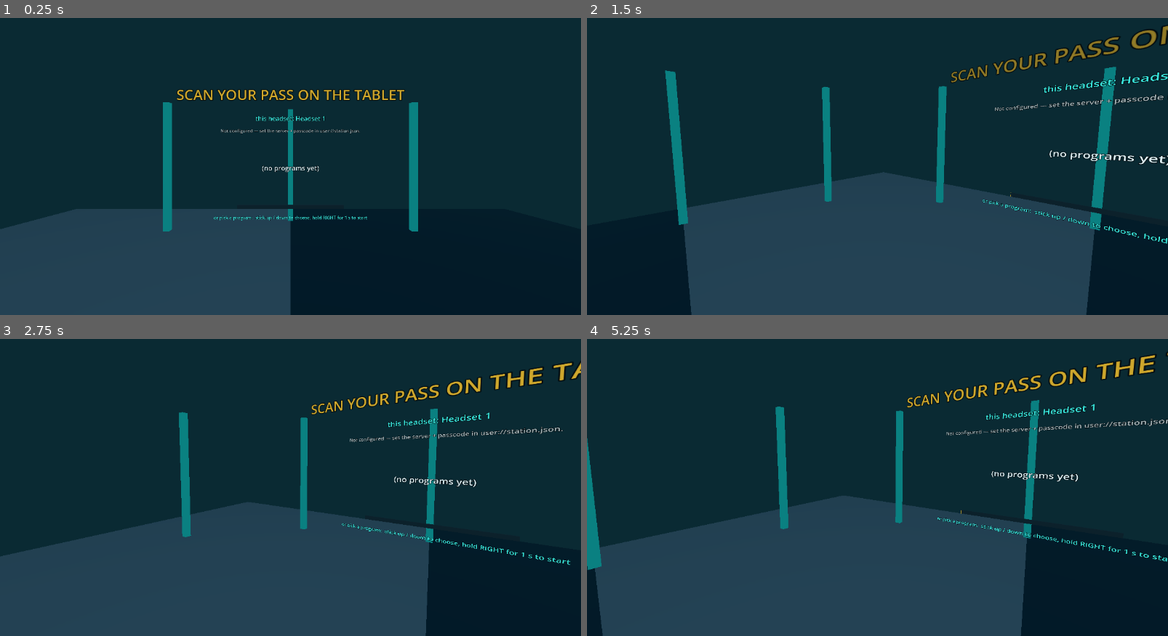
Above: before the commit, frames 1-4 (two rows, left to right).
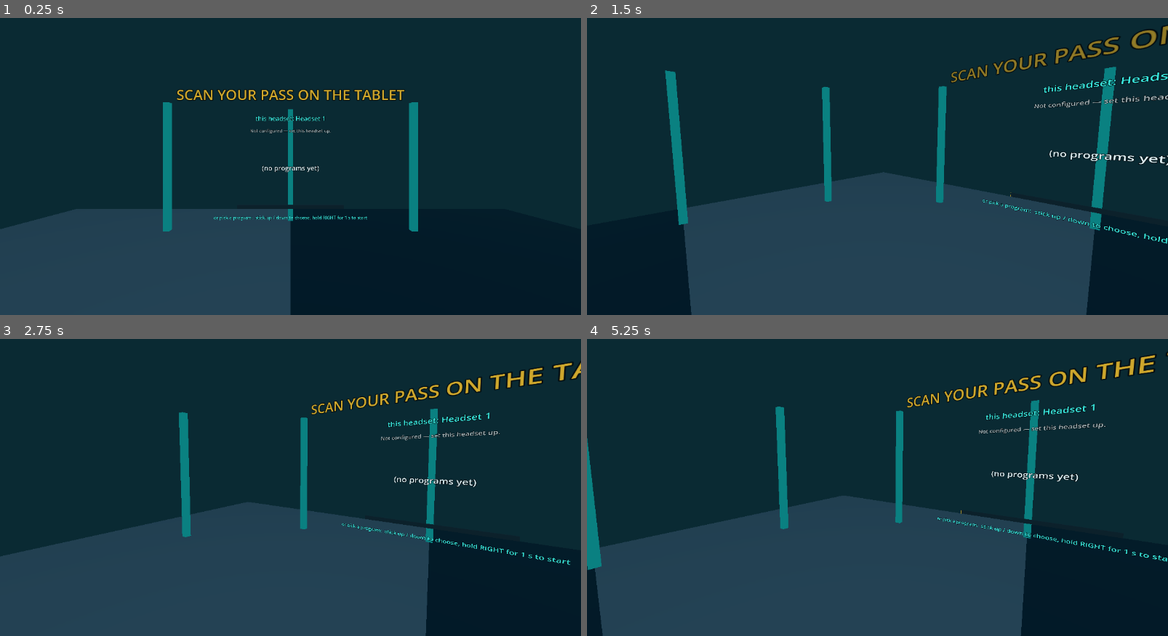
Above: after the commit, the same moments.

Repository: cosmicmonkeysounds/Loom
Game: Godot game, scene res://main.tscn
Two runs of this game, one before a commit and one after it. Both use one fixed random seed, a clock stepped at 60 frames per second and the inputs below.
Inputs (mouse positions are in pixels of both pictures, inside the frame that each line leads up to):
- Up to frame 1 (0.25 s): no input
- Up to frame 2 (1.5 s): tap Enter at 0.5 s; move the mouse to (1005, 136) at 0.52 s; hold D 0.53-1.28 s; tap E at 0.6 s; click (1005, 136) at 0.67 s; tap Space at 0.77 s; move the mouse to (848, 154) at 1.27 s; hold W from 1.28 s (still down); tap Q at 1.35 s
- Up to frame 3 (2.75 s): keep holding W; tap Space at 1.52, 2 s; move the mouse to (302, 466) at 2.02 s; tap F at 2.1 s
- Up to frame 4 (5.25 s): keep holding W; move the mouse to (871, 478) at 2.77 s; tap E at 2.85, 5.1 s; tap Space at 3.02, 3.77, 4.52 s; move the mouse to (918, 475) at 3.52 s; tap Q at 3.6 s; move the mouse to (831, 469) at 4.27 s; tap F at 4.35 s; move the mouse to (883, 472) at 5.02 s

The runs differ from the first frame. In frame 1, 0.2% of the frame differs, in the area x 38-62%, y 37-39%; in frame 2, 0.3%; in frame 3, 0.3%; in frame 4, 0.3%, in the area x 61-100%, y 26-33%.

Commit message:
feat(vr): ServerLink sets a headset up without a restart
try_setup dials the chosen server with a typed passcode: resolve-code
must answer role mod, then the moderator login; a working one is saved
to user://station.json and the link carries on as if it booted with it.
Every refusal answers setup_answered with "That isn't a moderator
passcode." or "Can't reach the server." and stays unconfigured (no
retry loop). configure()/reconnect() take a new config live (an epoch
drops answers for an older one), play_offline() is for this run,
forget_setup() deletes the file. LinkBase gets no-op defaults so fakes
keep working.

Co-Authored-By: Claude Opus 5.5 <noreply@anthropic.com>

Diff:
--- a/reinstall/vr/net/link_base.gd
+++ b/reinstall/vr/net/link_base.gd
@@ -40,6 +40,9 @@
 signal king_hit_answered(result: String, data: Dictionary)
 ## A raw spatial stream frame (`hello`, `join`, `poses`, `leave`, …) for the ghosts.
 signal stream_frame(event: String, data: Variant)
+## The answer to [method try_setup]: `ok`, else `message` for the SET UP
+## panel ("That isn't a moderator passcode." / "Can't reach the server.").
+signal setup_answered(ok: bool, message: String)
 
 ## The station's configuration ([StationConfig]).
 var config: Dictionary = StationConfig.defaults()
@@ -123,6 +126,50 @@
 	return str(config.get("name", "Headset"))
 
 
+# --- in-headset setup (wave 19): no-op defaults, so fakes keep working ---------
+
+
+## Whether the lobby should show the SET UP panel: no passcode yet, not offline.
+func needs_setup() -> bool:
+	return false
+
+
+## The servers the SET UP panel offers (`[{url, label}]`, first = default).
+func server_choices() -> Array:
+	return []
+
+
+## Try `server` + moderator passcode `code` as station `name`
+## ([signal setup_answered]); a working one is saved to `user://station.json`.
+func try_setup(_server: String, _code: String, _name: String) -> void:
+	pass
+
+
+## Play without a server for this run (the SET UP panel's PLAY OFFLINE).
+func play_offline() -> void:
+	pass
+
+
+## Whether there is a setup to forget (a saved file, or offline chosen here).
+func can_forget_setup() -> bool:
+	return false
+
+
+## Forget the saved setup (⚙): back to the SET UP panel.
+func forget_setup() -> void:
+	pass
+
+
+## Take a new configuration without a restart ([method reconnect] dials it).
+func configure(cfg: Dictionary) -> void:
+	config = cfg
+
+
+## Drop any link and dial [member config] again.
+func reconnect() -> void:
+	pass
+
+
 func _set_status(text: String) -> void:
 	status = text
 	status_changed.emit(text)
--- a/reinstall/vr/net/server_link.gd
+++ b/reinstall/vr/net/server_link.gd
@@ -27,6 +27,14 @@
 ##
 ## `--offline` plays without a server at all (the duck is picked locally,
 ## the King's bar is kept here).
+##
+## **In-headset setup** (wave 19): a station with no passcode shows the
+## lobby's SET UP panel. [method try_setup] dials the chosen server with the
+## typed passcode (resolve-code must say `mod`, then the moderator login);
+## a working one is saved to [member user_path] and the link carries on as
+## if it had booted with it — no restart. PLAY OFFLINE ([method
+## play_offline]) is for this run only; ⚙ [method forget_setup] deletes the
+## file and asks again.
 extends LinkBase
 
 const BUNDLED_HOUSE := "res://house/house.json"
@@ -68,9 +76,33 @@
 ## Offline: the sessions that already hit the King.
 var _offline_hits := {}
 
+## The SET UP panel's answers.
+const SETUP_NOT_MOD := "That isn't a moderator passcode."
+const SETUP_UNREACHABLE := "Can't reach the server."
+const SETUP_EMPTY := "Type the moderator passcode."
+const NOT_CONFIGURED := "Not configured — set this headset up."
+## Where a working setup is saved (tests point it elsewhere).
+var user_path := StationConfig.USER_PATH
+## The sources under the user file, for [method forget_setup]: the files
+## and the command line it was loaded with.
+var base_files: Array = [StationConfig.RES_PATH]
+var base_args := PackedStringArray()
+## Mixed into the station id a setup mints ([method StationConfig.station_id_for]).
+var station_salt := randi()
+## Bumped by [method configure]: a connect step answered for an older
+## configuration is dropped.
+var _epoch := 0
+## The setup being tried (`{server, code, name, station}`; `{}` = none),
+## and the configuration to go back to when it fails.
+var _setup_trial := {}
+var _setup_before := {}
+## PLAY OFFLINE was chosen in the headset (⚙ goes back to SET UP).
+var _offline_chosen := false
+
 
 func _ready() -> void:
 	config = StationConfig.load_station()
+	base_args = OS.get_cmdline_user_args()
 	transport = HttpTransport.new()
 	transport.name = "Transport"
 	add_child(transport)
@@ -82,7 +114,7 @@
 	if config["offline"]:
 		_set_status.call_deferred("Offline — no server; the duck is picked here.")
 	elif not StationConfig.is_configured(config):
-		_set_status.call_deferred("Not configured — set the server + passcode in user://station.json.")
+		_set_status.call_deferred(NOT_CONFIGURED)
 	else:
 		transport.base = str(StationConfig.parse_url(str(config["server"]))["base"])
 		_connect()
@@ -120,29 +152,36 @@
 func _connect() -> void:
 	phase = "connecting"
 	_set_status("Connecting to %s…" % config["server"])
-	transport.send("POST", "/api/resolve-code", {"code": config["code"]}, "", _on_resolved)
+	var epoch := _epoch
+	transport.send("POST", "/api/resolve-code", {"code": config["code"]}, "",
+		func(c: int, d: Variant) -> void: if epoch == _epoch: _on_resolved(c, d))
 
 
 func _on_resolved(status_code: int, data: Variant) -> void:
 	if status_code == 404:
-		_wait("No event answers to that passcode.")
+		_fail_or_wait(SETUP_NOT_MOD, "No event answers to that passcode.")
 		return
 	if status_code != 200 or not data is Dictionary:
-		_wait("Couldn't reach the event server (%s)." % _code_text(status_code))
+		_fail_or_wait(SETUP_UNREACHABLE, "Couldn't reach the event server (%s)." % _code_text(status_code))
 		return
 	if str(data.get("role", "")) != "mod":
-		_wait("That passcode isn't the moderator's — a headset needs the moderator passcode.")
+		_fail_or_wait(SETUP_NOT_MOD, "That passcode isn't the moderator's — a headset needs the moderator passcode.")
 		return
 	event_id = str(data["eventId"])
 	title = str(data.get("title", ""))
-	transport.send("POST", _base() + "/api/mod/login", {"passcode": config["code"]}, "", _on_login)
+	var epoch := _epoch
+	transport.send("POST", _base() + "/api/mod/login", {"passcode": config["code"]}, "",
+		func(c: int, d: Variant) -> void: if epoch == _epoch: _on_login(c, d))
 
 
 func _on_login(status_code: int, data: Variant) -> void:
 	if status_code != 200 or not data is Dictionary or str(data.get("token", "")) == "":
-		_wait("Moderator login failed (%s)." % _code_text(status_code))
+		_fail_or_wait(SETUP_NOT_MOD if status_code == 401 or status_code == 403 else SETUP_UNREACHABLE,
+			"Moderator login failed (%s)." % _code_text(status_code))
 		return
 	_mod_token = str(data["token"])
+	if not _setup_trial.is_empty():
+		_setup_worked()
 	phase = "ready"
 	_set_status("Connected%s." % (" to %s" % title if title != "" else ""))
 	fetch_house()
@@ -151,6 +190,28 @@
 	request_candidates()
 	if str(config["guest"]) != "":
 		begin(str(config["guest"]))
+
+
+## A connect step failed: a setup being tried answers the panel and goes
+## back to SET UP; a configured station waits and retries.
+func _fail_or_wait(setup_message: String, message: String) -> void:
+	if _setup_trial.is_empty():
+		_wait(message)
+		return
+	var before := _setup_before
+	_setup_trial = {}
+	_setup_before = {}
+	configure(before)
+	_set_status(NOT_CONFIGURED)
+	setup_answered.emit(false, setup_message)
+
+
+func _setup_worked() -> void:
+	StationConfig.save_user(_setup_trial, user_path)
+	_setup_trial = {}
+	_setup_before = {}
+	_offline_chosen = false
+	setup_answered.emit(true, "")
 
 
 func _wait(message: String) -> void:
@@ -261,6 +322,99 @@
 	event_id = ""
 	_dead_polls = 0
 	_wait(message)
+
+
+# --- in-headset setup ---------------------------------------------------------
+
+
+func needs_setup() -> bool:
+	return not is_offline() and not StationConfig.is_configured(config)
+
+
+func server_choices() -> Array:
+	var committed := str(StationConfig.read_file(StationConfig.RES_PATH).get("server", ""))
+	return StationConfig.server_choices(str(config.get("server", "")), committed, StationConfig.offers_local())
+
+
+func try_setup(server: String, code: String, name: String) -> void:
+	if not _setup_trial.is_empty():
+		return  # one at a time
+	var u := StationConfig.parse_url(server)
+	var c := code.strip_edges().to_upper()
+	if c == "":
+		setup_answered.emit(false, SETUP_EMPTY)
+		return
+	if u.is_empty():
+		setup_answered.emit(false, SETUP_UNREACHABLE)
+		return
+	var n := name.strip_edges()
+	if n == "":
+		n = StationConfig.DEFAULT_NAME
+	var before := config.duplicate()
+	var trial := {"server": str(u["base"]), "code": c, "name": n, "station": StationConfig.station_id_for(n, station_salt)}
+	var cfg := StationConfig.merge(config, trial)
+	cfg["offline"] = false
+	configure(cfg)
+	_setup_before = before
+	_setup_trial = trial
+	_connect()
+
+
+func play_offline() -> void:
+	var cfg := config.duplicate()
+	cfg["offline"] = true
+	configure(cfg)
+	_offline_chosen = true
+	_set_status("Offline — no server; the duck is picked here.")
+	seed_offline_king()
+
+
+func can_forget_setup() -> bool:
+	return _offline_chosen or FileAccess.file_exists(user_path)
+
+
+func forget_setup() -> void:
+	StationConfig.forget_user(user_path)
+	_offline_chosen = false
+	var cfg := StationConfig.resolve(base_files, base_args)
+	cfg["offline"] = false
+	configure(cfg)
+	reconnect()
+
+
+## Drop the event link (stream, queue, token, session) and take `cfg`;
+## [method reconnect] dials it.
+func configure(cfg: Dictionary) -> void:
+	_epoch += 1
+	if stream != null:
+		stream.close()
+	if transport != null:
+		transport.clear_queue()
+	_lose_session("reconfigured")
+	phase = "idle"
+	_mod_token = ""
+	event_id = ""
+	title = ""
+	_poll_in_flight = false
+	_dead_polls = 0
+	_setup_trial = {}
+	_setup_before = {}
+	config = cfg
+	var u := StationConfig.parse_url(str(cfg.get("server", "")))
+	if not u.is_empty() and transport != null:
+		transport.base = str(u["base"])
+
+
+func reconnect() -> void:
+	if is_offline():
+		phase = "idle"
+		_set_status("Offline — no server; the duck is picked here.")
+		seed_offline_king()
+	elif not StationConfig.is_configured(config):
+		phase = "idle"
+		_set_status(NOT_CONFIGURED)
+	else:
+		_connect()
 
 
 # --- calls ------------------------------------------------------------------
--- a/reinstall/vr/test/game.gd
+++ b/reinstall/vr/test/game.gd
@@ -51,6 +51,7 @@
 	await _test_cam_panels()
 	_test_autopilot()
 	await _test_main_and_game()
+	_test_server_link_setup()
 	await _test_autopilot_physics()
 	await _test_room_scale()
 
@@ -1961,3 +1962,68 @@
 
 	main.queue_free()
 	await process_frame
+
+## A ServerLink with no passcode: try a setup over the fake transport (every
+## refusal answers the panel and stays unconfigured; a working one is saved
+## and links), forget it, play offline.
+func _test_server_link_setup() -> void:
+	var sl: LinkBase = load("res://net/server_link.gd").new()
+	var tr: Variant = preload("res://test/fake_transport.gd").new()
+	sl.set("transport", tr)
+	sl.set("stream", SseClient.new())
+	var path := "user://config-test/setup-link.json"
+	StationConfig.forget_user(path)
+	sl.set("user_path", path)
+	sl.set("base_files", [StationConfig.RES_PATH])
+	sl.set("base_args", PackedStringArray())
+	sl.set("station_salt", 0xabcd)
+	sl.config = StationConfig.resolve([StationConfig.RES_PATH], PackedStringArray())
+	_check(sl.needs_setup() and not sl.can_forget_setup(), "setup link: the committed placeholder needs a setup")
+	var choices := sl.server_choices()
+	_check(not choices.is_empty() and choices[0]["url"] == "https://app.mapsandducks.com" and choices.back()["url"] == StationConfig.LOCAL_SERVER, "setup link: the committed server, then this computer (%s)" % [choices])
+	var answers: Array = []
+	sl.setup_answered.connect(func(ok: bool, m: String) -> void: answers.append([ok, m]))
+
+	sl.try_setup("http://127.0.0.1:7000", " ", "x")
+	_check(answers.back() == [false, "Type the moderator passcode."] and tr.calls.is_empty(), "setup link: no passcode, no call")
+	sl.try_setup("http://127.0.0.1:7000", "k7pq3m", "Headset 3")
+	_check(tr.log.back() == "POST /api/resolve-code" and tr.calls[0]["body"]["code"] == "K7PQ3M" and tr.base == "http://127.0.0.1:7000", "setup link: CONNECT resolves the typed passcode on the chosen server (%s)" % [tr.calls])
+	sl.try_setup("http://127.0.0.1:7000", "K7PQ3M", "Headset 3")
+	_check(tr.calls.size() == 1, "setup link: one try at a time")
+	tr.answer("/api/resolve-code", 200, {"role": "event", "eventId": "e1"})
+	_check(answers.back() == [false, "That isn't a moderator passcode."] and sl.needs_setup() and sl.get("phase") == "idle" and str(sl.config["code"]) == StationConfig.PLACEHOLDER_CODE, "setup link: a guest code is no moderator passcode — still unconfigured")
+	_check(not FileAccess.file_exists(path) and sl.status == "Not configured — set this headset up.", "setup link: … nothing saved")
+	sl.try_setup("http://127.0.0.1:7000", "K7PQ3M", "Headset 3")
+	tr.answer("/api/resolve-code", 404, {"error": "no such code"})
+	_check(answers.back() == [false, "That isn't a moderator passcode."], "setup link: an unknown code is no moderator passcode")
+	sl.try_setup("http://127.0.0.1:7000", "K7PQ3M", "Headset 3")
+	tr.answer("/api/resolve-code", 0)
+	_check(answers.back() == [false, "Can't reach the server."] and sl.get("phase") == "idle", "setup link: no answer → can't reach the server, no retry loop")
+	sl.try_setup("http://127.0.0.1:7000", "K7PQ3M", "Headset 3")
+	tr.answer("/api/resolve-code", 200, {"role": "mod", "eventId": "e1", "title": "The Show"})
+	tr.answer("/api/mod/login", 401, {"error": "bad passcode"})
+	_check(answers.back() == [false, "That isn't a moderator passcode."], "setup link: a refused login is no moderator passcode")
+
+	sl.try_setup("http://127.0.0.1:7000", "K7PQ3M", "Headset 3")
+	tr.answer("/api/resolve-code", 200, {"role": "mod", "eventId": "e1", "title": "The Show"})
+	_check(tr.log.back() == "POST /e/e1/api/mod/login", "setup link: a moderator code logs in")
+	tr.answer("/api/mod/login", 200, {"token": "mod-tok"})
+	_check(answers.back() == [true, ""] and not sl.needs_setup() and sl.get("phase") == "ready", "setup link: a working passcode links (%s)" % [answers.back()])
+	var saved := StationConfig.read_file(path)
+	_check(saved.get("code") == "K7PQ3M" and saved.get("server") == "http://127.0.0.1:7000" and saved.get("name") == "Headset 3" and saved.get("station") == "vr-headset-3-abcd", "setup link: … and is saved to the user file (%s)" % [saved])
+	_check(sl.station_name() == "Headset 3" and sl.status == "Connected to The Show." and tr.count("/api/mod/spatial/candidates") == 1, "setup link: … and carries on as if it booted with it")
+	_check(StationConfig.read_file(StationConfig.RES_PATH).get("code") == StationConfig.PLACEHOLDER_CODE, "setup link: the committed res:// file is untouched")
+
+	# A late answer from before a reconfigure is dropped.
+	sl.try_setup("http://127.0.0.1:7000", "K7PQ3M", "Headset 3")  # linked: a fresh try
+	sl.forget_setup()
+	var before := answers.size()
+	tr.answer("/api/resolve-code", 200, {"role": "mod", "eventId": "e9"})
+	_check(answers.size() == before and str(sl.get("event_id")) == "", "setup link: an answer for an older setup is dropped")
+	_check(not FileAccess.file_exists(path) and sl.needs_setup() and sl.status == "Not configured — set this headset up.", "setup link: ⚙ forget deletes the file — back to SET UP")
+
+	sl.play_offline()
+	_check(sl.is_offline() and not sl.needs_setup() and sl.can_forget_setup() and sl.status.begins_with("Offline"), "setup link: PLAY OFFLINE plays this run without a server")
+	sl.forget_setup()
+	_check(not sl.is_offline() and sl.needs_setup(), "setup link: … and ⚙ goes back to SET UP")
+	_free_server_link(sl)
